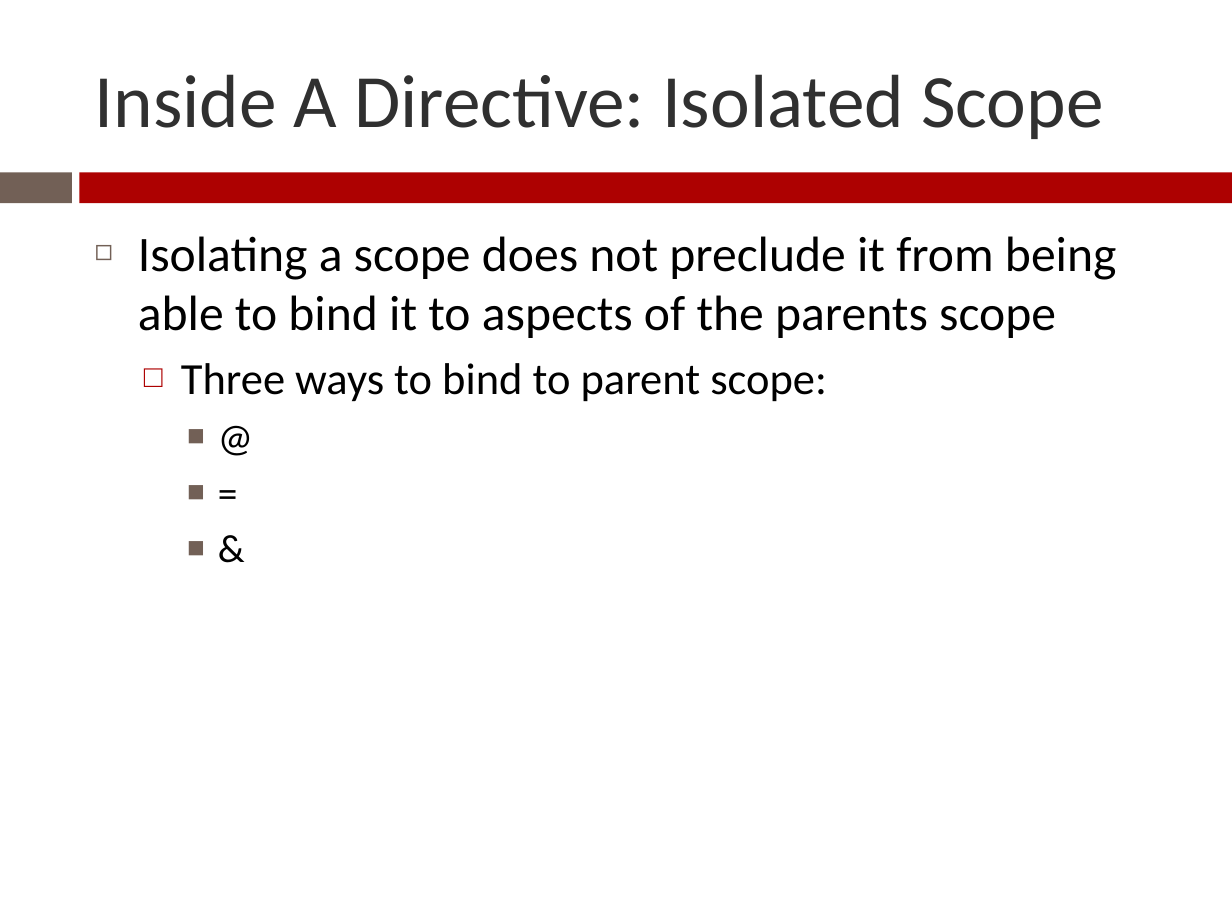
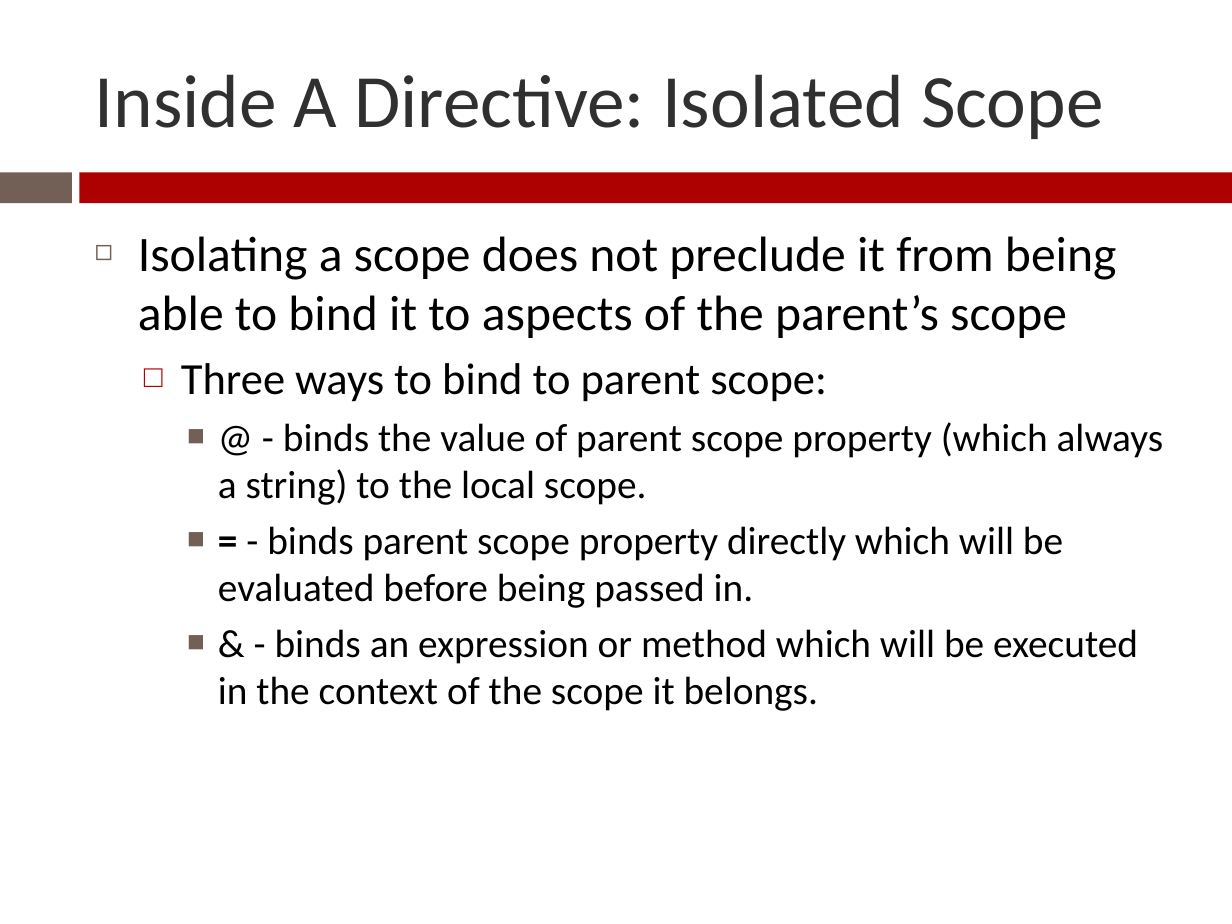
Before and after one commit to Zenitram-Oriaj/AngularJS_Directives, a slide deck: slide 13 of presentation/ajs_dir_presentation.pptx. Drawn at 1232x924 pixels with LibreOffice and Linux fonts; fonts in the diff are those of the drawing. Boxes give left, top, right and bottom in pixels: in the first picture for what was removed or moved away, otherwise in the second. Text is boxed around its words. In the diff, an @@ line names an element or a change of style, - is before the commit and + after.

```diff
--- a/presentation/ajs_dir_presentation.pptx
+++ b/presentation/ajs_dir_presentation.pptx
@@ text at (x1=138, y1=236, x2=1116, y2=338): text changed @@
-◻ Isolating a scope does not preclude it from being able to bind it to aspects of the parents scope
+◻ Isolating a scope does not preclude it from being able to bind it to aspects of the parent’s scope
@@ text at (x1=218, y1=422, x2=1164, y2=711): text changed @@
-    ■ @
-    ■ =
-    ■ &
+    ■ @ - binds the value of parent scope property (which always a string) to the local scope.
+    ■ = - binds parent scope property directly which will be evaluated before being passed in.
+    ■ & - binds an expression or method which will be executed in the context of the scope it belongs.
```
Also in this commit, not shown: 3 other slides changed, 2 slides added, 4 other files.
